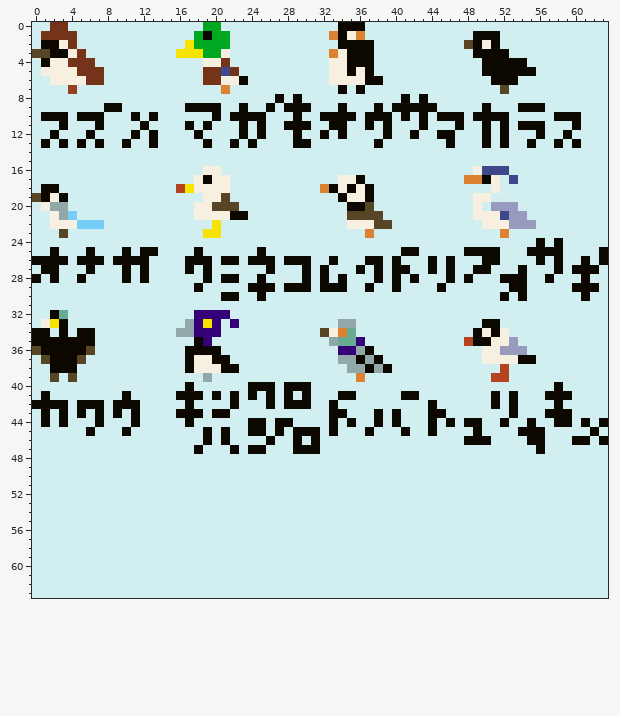
File history of a pixel-art sprite, src/2024/birds.png. The picture above is the old version.
The file is 64x64 pixels.
The same view after the edit:
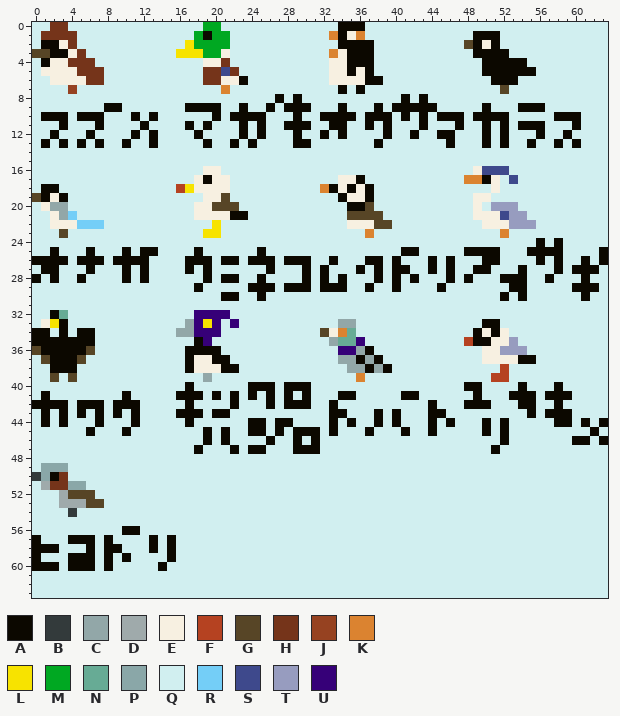
Palette (. is transparent): A #0c0800  B #333a3b  C #92a7a8  D #9faaab  E #f7f0e1  F #b54221  G #574526  H #75341a  J #964221  K #db8330  L #f7e300  M #00a822  N #67ab95  P #8aa7a8  Q #d1eff0  R #74cef7  S #3e498c  T #979cbf  U #360078
Difference:
y 40: x 48..49 QQ -> AA; x 54 Q -> A
y 41: x 49 Q -> A; x 51 A -> Q; x 54..55 QQ -> AA
y 42: x 48..51 QQQA -> AAAQ; x 53..55 AQQ -> QAA
y 43: x 53 A -> Q; x 55 Q -> A
y 44: x 48..50 AAQ -> QQA; x 55 A -> Q
y 45: x 49..50 AQ -> QA; x 52 Q -> A; x 54..56 AAA -> QQQ
y 46: x 48..50 AAA -> QQQ; x 52 Q -> A; x 55..56 AA -> QQ
y 47: x 51 Q -> A; x 56 A -> Q
y 49: x 1..3 QQQ -> PPP
y 50: x 0..3 QQQQ -> BPAH
y 51: x 1..5 QQQQQ -> DHHPP
y 52: x 3..6 QQQQ -> DGGG
y 53: x 3..7 QQQQQ -> DDDGG
y 54: x 4 Q -> B
y 56: x 10..11 QQ -> AA
y 57: x 0 Q -> A; x 4..6 QQQ -> AAA; x 8 Q -> A; x 13 Q -> A; x 15 Q -> A
y 58: x 0..2 QQQ -> AAA; x 6 Q -> A; x 8..9 QQ -> AA; x 13 Q -> A; x 15 Q -> A
y 59: x 0 Q -> A; x 4..6 QQQ -> AAA; x 8 Q -> A; x 10 Q -> A; x 15 Q -> A
y 60: x 0..2 QQQ -> AAA; x 4..6 QQQ -> AAA; x 8 Q -> A; x 14 Q -> A
Changed places in both pictures, as pixel boxes (x1, y1, x2, y2):
changed: (464, 382, 545, 454)
changed: (32, 463, 176, 571)
